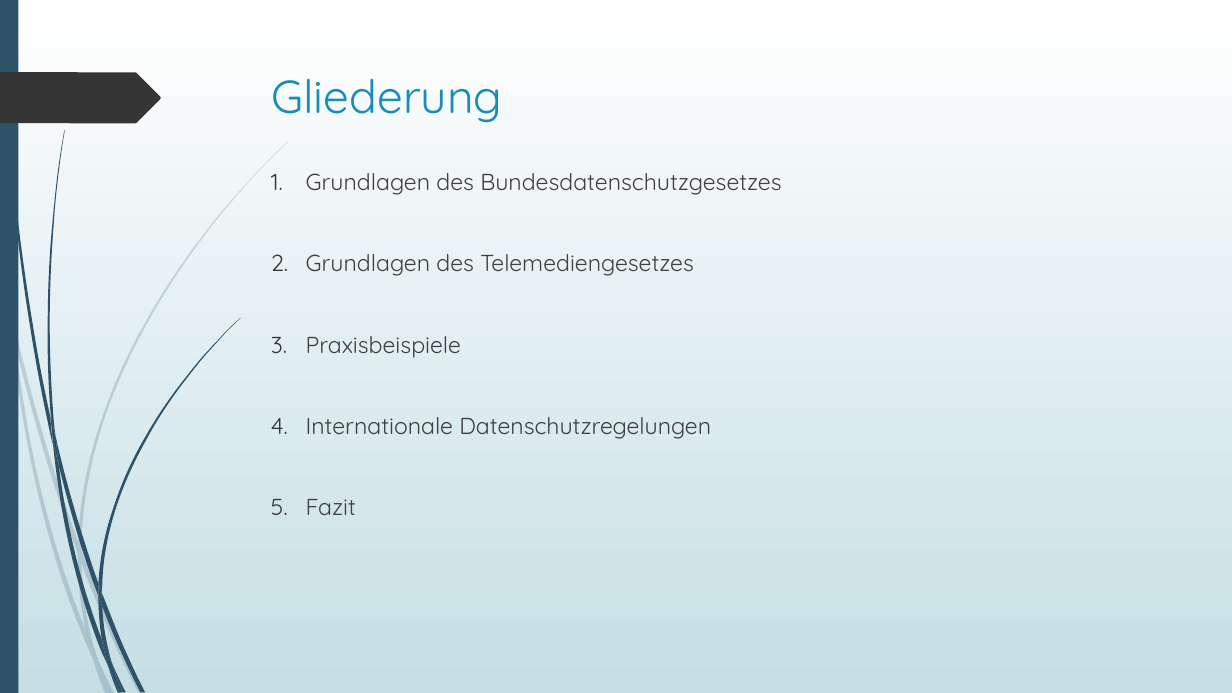
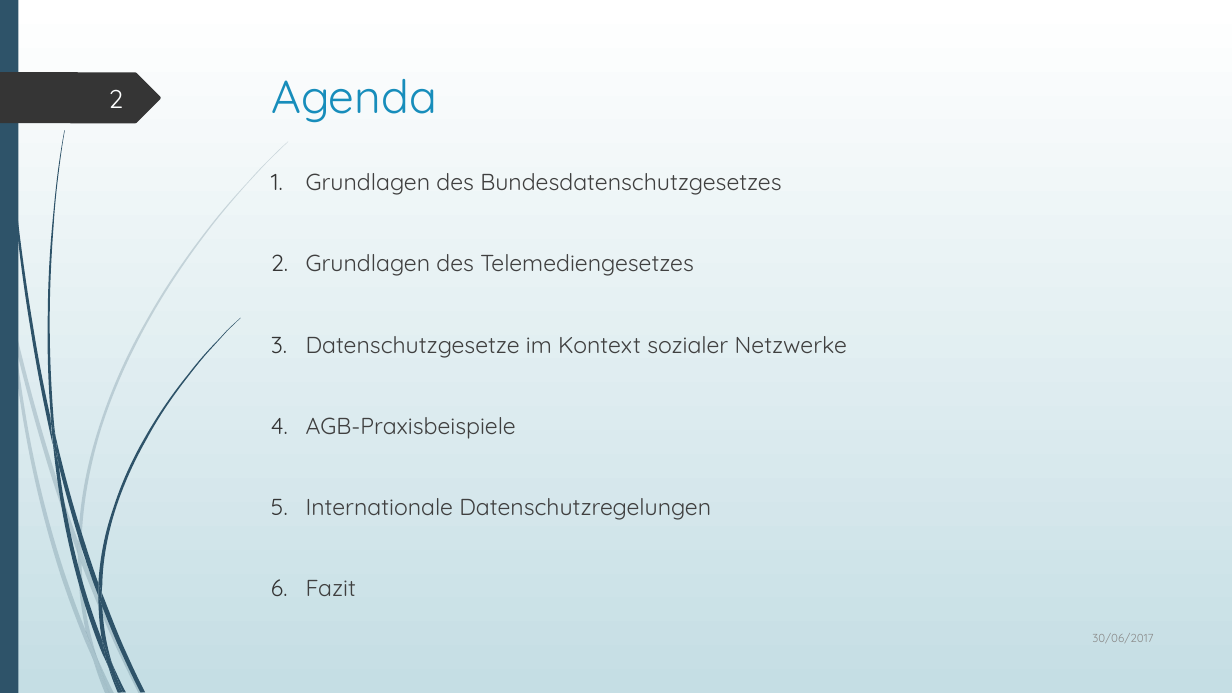
Before and after one commit to Jerobeam/Datenschutz-in-sozialen-Netzwerken, a slide deck: slide 2 of Praesentation/Nationale und internationale Datenschutzregelungen in sozialen Netzwerken.pptx. Drawn at 1232x693 pixels with LibreOffice and Linux fonts; fonts in the diff are those of the drawing. Boxes give left, top, right and bottom in pixels: in the first picture for what was removed or moved away, otherwise in the second. Text is boxed around its words. In the diff, an @@ line names an element or a change of style, - is before the commit and + after.

```diff
--- a/Praesentation/Nationale und internationale Datenschutzregelungen in sozialen Netzwerken.pptx
+++ b/Praesentation/Nationale und internationale Datenschutzregelungen in sozialen Netzwerken.pptx
@@ title at box(271, 79, 437, 123): text changed @@
-Gliederung
+Agenda
@@ page number added at box(109, 90, 124, 108), 20 pt, text #FEFFFF @@
+2
@@ text at box(306, 336, 847, 439): text changed @@
-3. Praxisbeispiele
+3. Datenschutzgesetze im Kontext sozialer Netzwerke
+4. AGB-Praxisbeispiele
@@ text added at box(1092, 633, 1153, 643), 9 pt, text #8C8C8C @@
+30/06/2017
```
Also in this commit, not shown: 3 other slides changed, 17 slides added, 1 other file.
